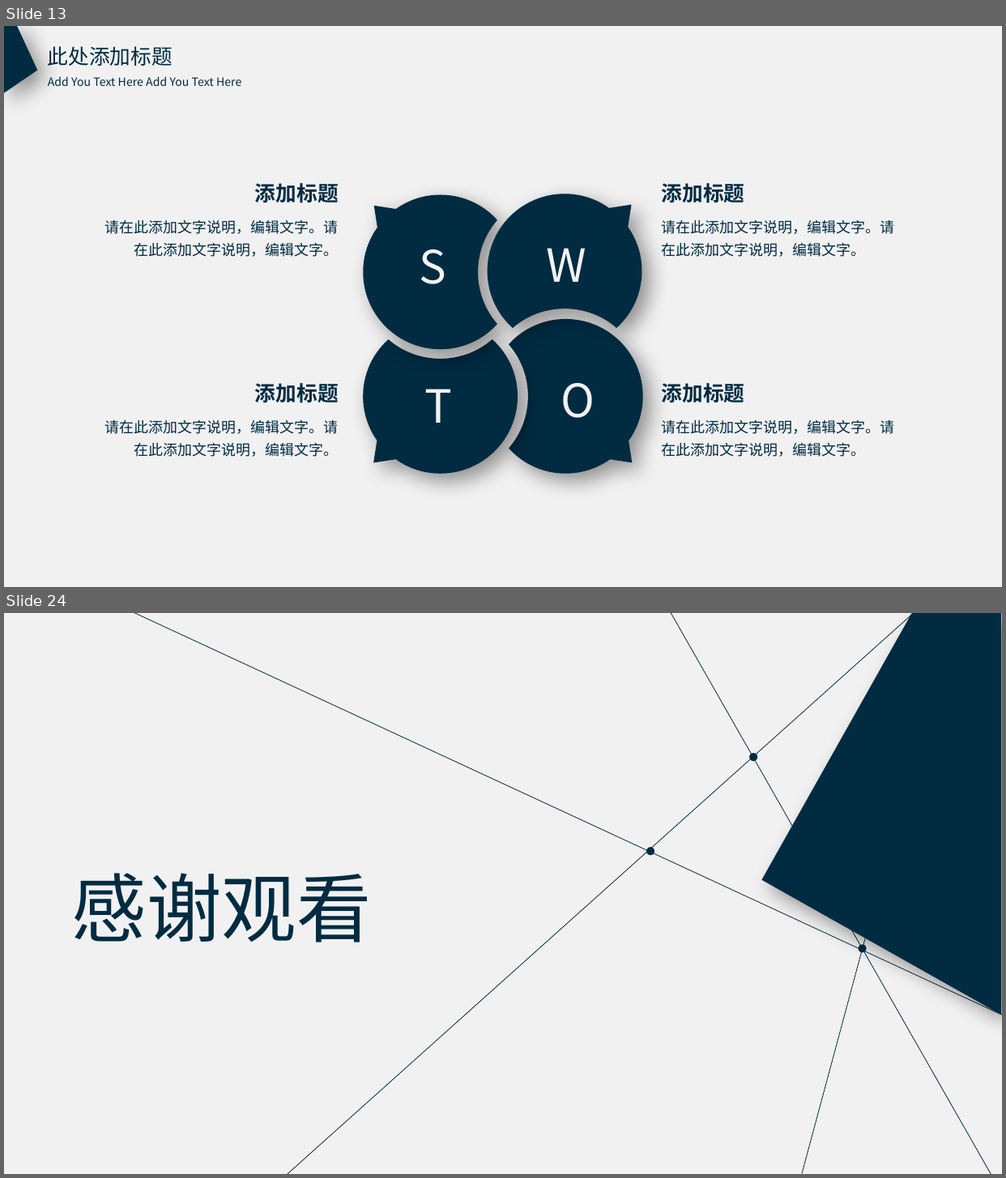
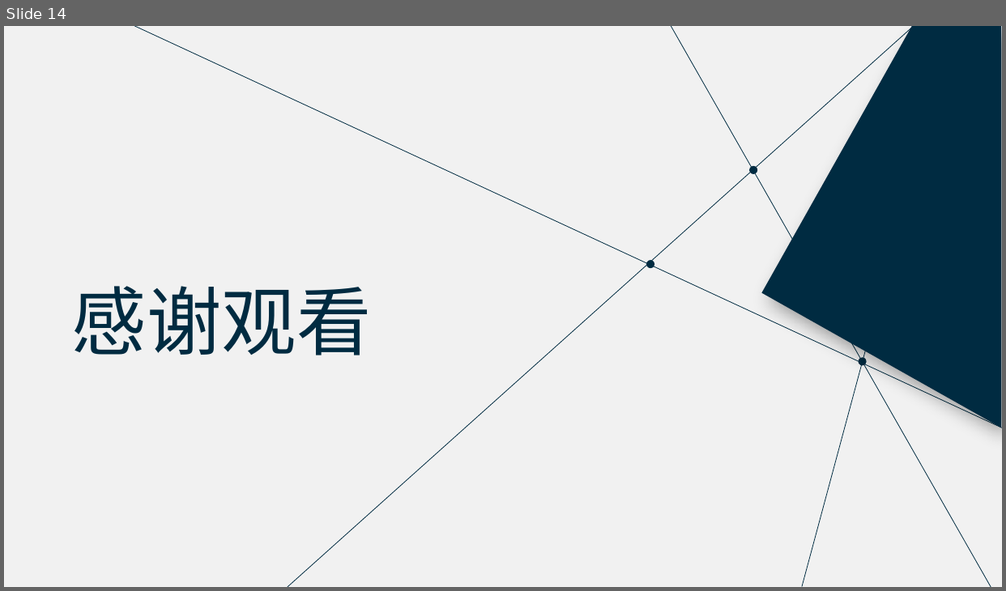
Before and after one commit to l3155/Excercise, a slide deck: 数据分析竞赛_张军军.pptx. Shown one above the other, each under a label of ours: slides 13 and 24 before the commit, slide 14 after it; the slides between them are not shown. The pictures are 1006x1178 and 1006x591 pixels, drawn with LibreOffice and Linux fonts; fonts in the diff are those of the drawing. Boxes give left, top, right and bottom in pixels: in the first picture for what was removed or moved away, otherwise in the second. Text is boxed around its words. In the diff, an @@ line names an element or a change of style, - is before the commit and + after.

```diff
--- a/数据分析竞赛_张军军.pptx
+++ b/数据分析竞赛_张军军.pptx
@@ slide 13 removed at (4, 26, 1002, 587), background #F1F1F1 @@
@@ freeform shape removed at (4, 26, 38, 93) @@
@@ text removed at (48, 46, 172, 66) @@
-此处添加标题
@@ text removed at (48, 76, 241, 86) @@
-Add You Text Here Add You Text Here
@@ text removed at (255, 183, 339, 203) @@
-添加标题
@@ freeform shape removed at (364, 195, 497, 350) @@
@@ freeform shape removed at (488, 194, 642, 327) @@
@@ text removed at (662, 183, 745, 203) @@
-添加标题
@@ text removed at (105, 220, 339, 257) @@
-请在此添加文字说明，编辑文字。请在此添加文字说明，编辑文字。
@@ text removed at (662, 220, 895, 257) @@
-请在此添加文字说明，编辑文字。请在此添加文字说明，编辑文字。
@@ text removed at (419, 250, 446, 284) @@
-S
@@ text removed at (546, 248, 586, 282) @@
-W
@@ freeform shape removed at (364, 339, 518, 474) @@
@@ freeform shape removed at (509, 319, 642, 475) @@
@@ text removed at (255, 383, 339, 403) @@
-添加标题
@@ text removed at (424, 389, 452, 423) @@
-T
@@ text removed at (561, 383, 595, 418) @@
-O
@@ text removed at (662, 383, 745, 403) @@
-添加标题
@@ text removed at (105, 420, 339, 457) @@
-请在此添加文字说明，编辑文字。请在此添加文字说明，编辑文字。
@@ text removed at (662, 420, 895, 457) @@
-请在此添加文字说明，编辑文字。请在此添加文字说明，编辑文字。
@@ what was slide 24 is now slide 14 @@
```
Also in this commit, not shown: 6 slides changed, 7 slides added, 20 other slides removed.
